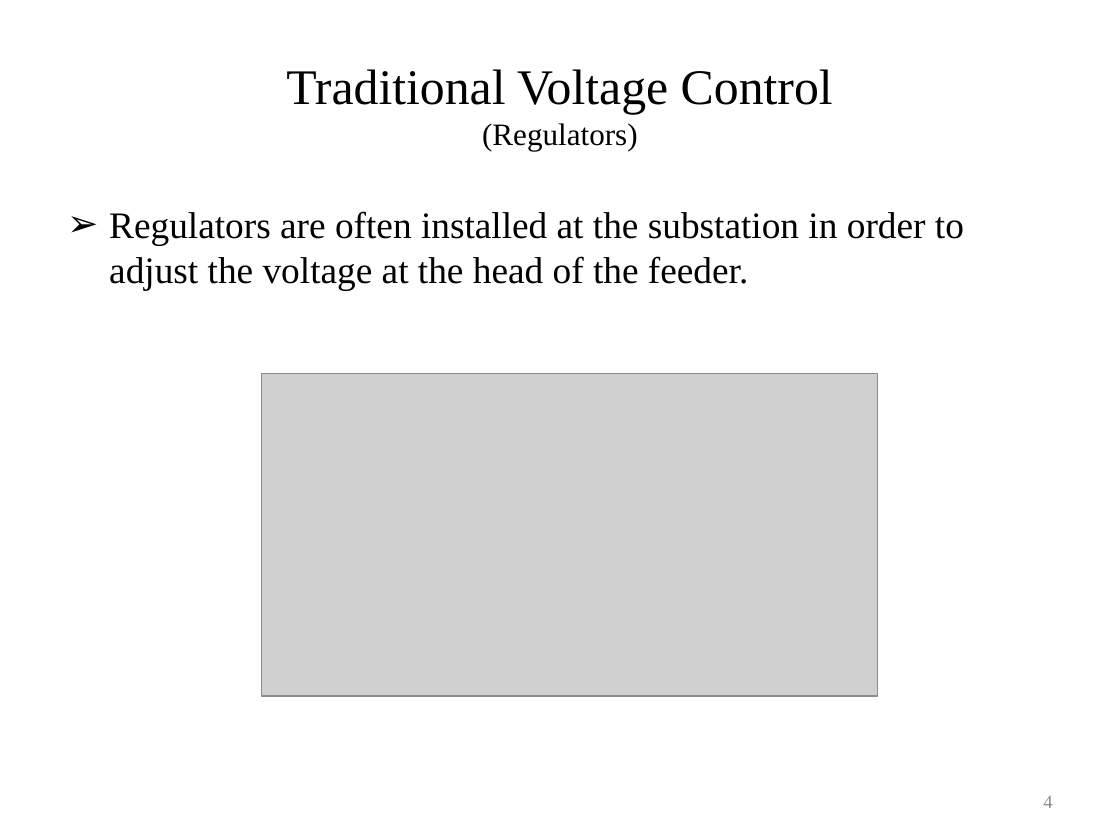
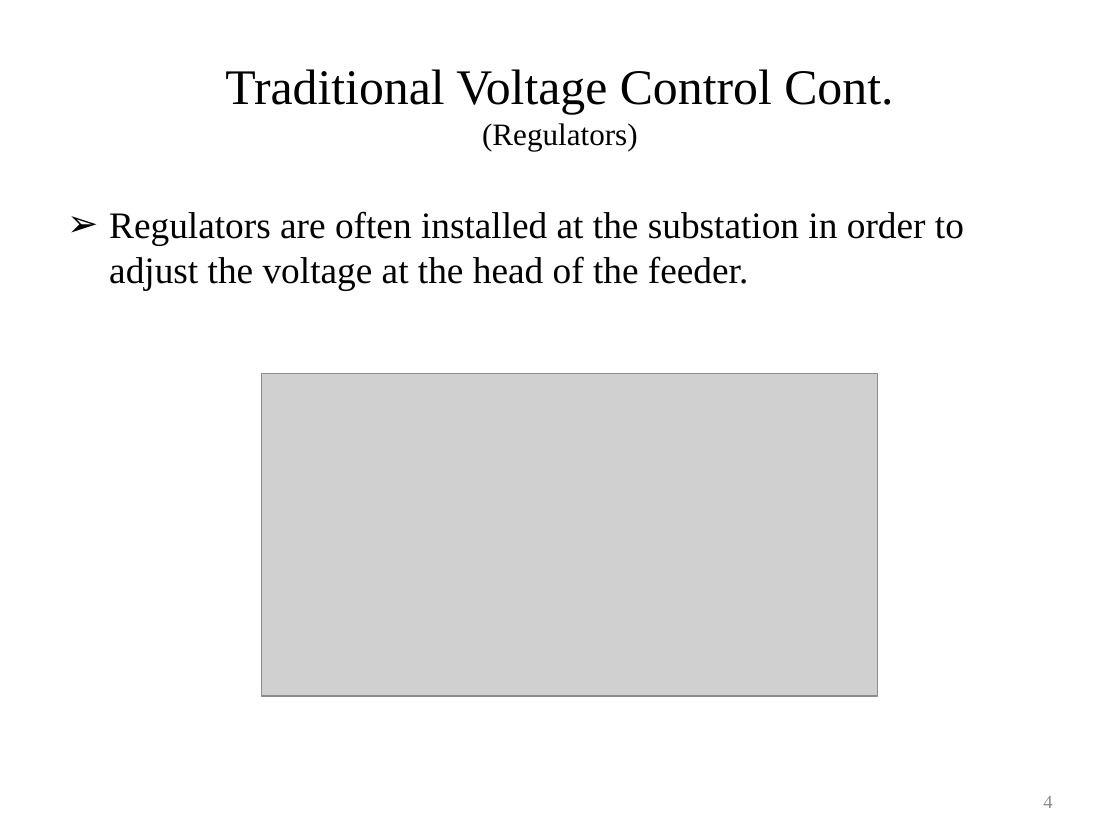
Before and after one commit to gridlab-d/course, a slide deck: slide 4 of University of Washington Class/Module 6 - Volt-VAR optimization.pptx. Drawn at 1120x840 pixels with LibreOffice and Linux fonts; fonts in the diff are those of the drawing; grey boxes stand for pictures. Boxes give left, top, right and bottom in pixels: in the first picture for what was removed or moved away, otherwise in the second. Text is boxed around its words. In the diff, an @@ line names an element or a change of style, - is before the commit and + after.

```diff
--- a/University of Washington Class/Module 6 - Volt-VAR optimization.pptx
+++ b/University of Washington Class/Module 6 - Volt-VAR optimization.pptx
@@ title at (x1=225, y1=69, x2=893, y2=151): text changed @@
-Traditional Voltage Control
-(Regulators)
+Traditional Voltage Control Cont.
+(Regulators)
```
Also in this commit, not shown: 4 other slides changed, 1 slide removed, 1 other file.
